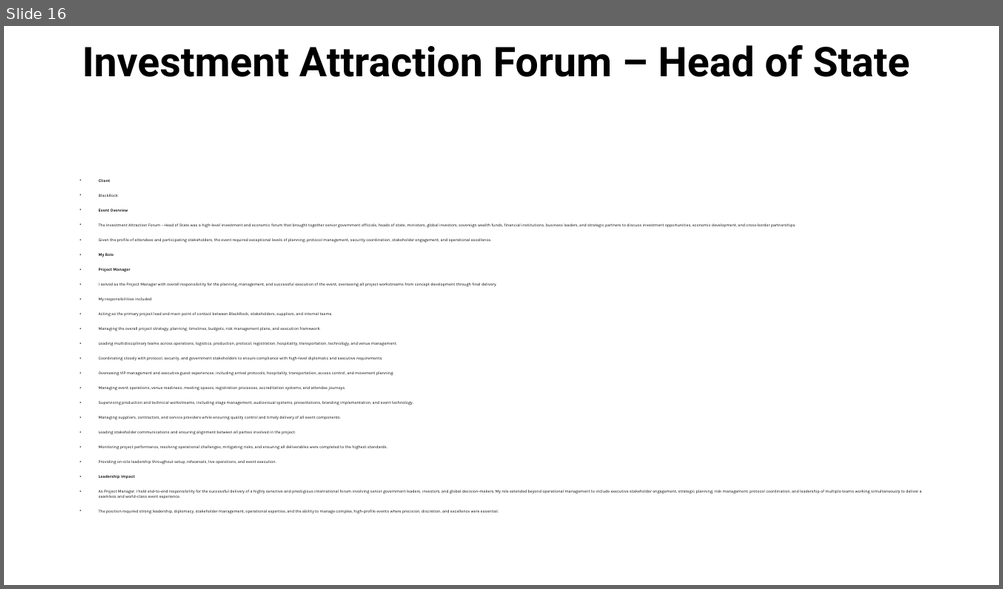
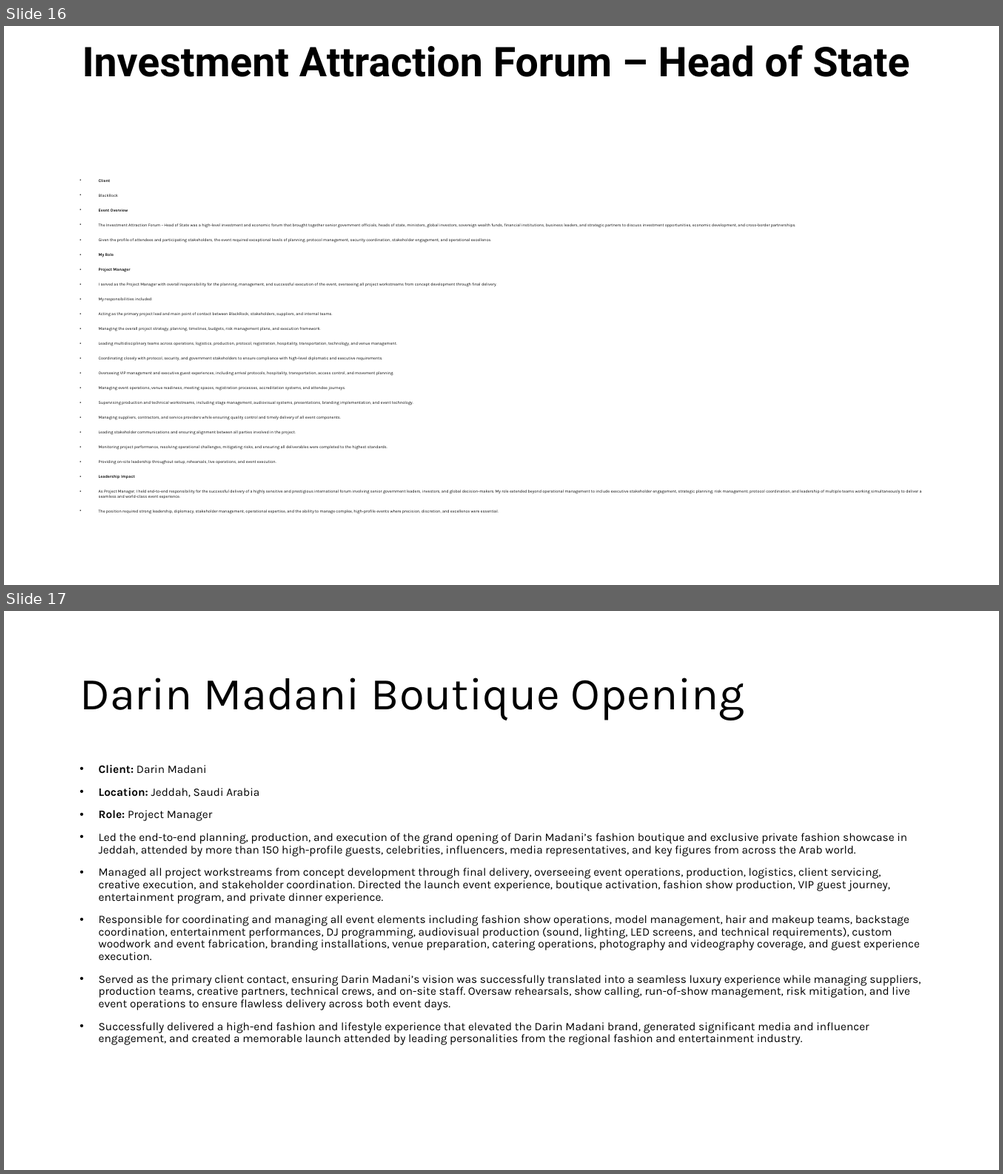
Before and after one commit to jadtassaf/jad-assaf-portfolio, a slide deck: Jad’s Profile.pptx. Shown one above the other, each under a label of ours: slide 16 before the commit, slides 16 and 17 after it. The pictures are 1003x589 and 1003x1174 pixels, drawn with LibreOffice and Linux fonts; fonts in the diff are those of the drawing. Boxes give left, top, right and bottom in pixels: in the first picture for what was removed or moved away, otherwise in the second. Text is boxed around its words. In the diff, an @@ line names an element or a change of style, - is before the commit and + after.

```diff
--- a/Jad’s Profile.pptx
+++ b/Jad’s Profile.pptx
@@ slide 17 added at (4,611,999,1170), background #FFFFFF @@
@@ title added at (79,678,745,721), 44 pt, text #000000 @@
+Darin Madani Boutique Opening
@@ text added at (99,765,920,1045), 11 pt, text #000000 @@
+• Client: Darin Madani
+• Location: Jeddah, Saudi Arabia
+• Role: Project Manager
+• Led the end-to-end planning, production, and execution of the grand opening of Darin Madani’s fashion boutique and exclusive private fashion showcase in Jeddah, attended by more than 150 high-profile guests, celebrities, influencers, media representatives, and key figures from across the Arab world.
+• Managed all project workstreams from concept development through final delivery, overseeing event operations, production, logistics, client servicing, creative execution, and stakeholder coordination. Directed the launch event experience, boutique activation, fashion show production, VIP guest journey, entertainment program, and private dinner experience.
+• Responsible for coordinating and managing all event elements including fashion show operations, model management, hair and makeup teams, backstage coordination, entertainment performances, DJ programming, audiovisual production (sound, lighting, LED screens, and technical requirements), custom woodwork and event fabrication, branding installations, venue preparation, catering operations, photography and videography coverage, and guest experience execution.
+• Served as the primary client contact, ensuring Darin Madani’s vision was successfully translated into a seamless luxury experience while managing suppliers, production teams, creative partners, technical crews, and on-site staff. Oversaw rehearsals, show calling, run-of-show management, risk mitigation, and live event operations to ensure flawless delivery across both event days.
+• Successfully delivered a high-end fashion and lifestyle experience that elevated the Darin Madani brand, generated significant media and influencer engagement, and created a memorable launch attended by leading personalities from the regional fashion and entertainment industry.
```
Also in this commit, not shown: 10 other files.
